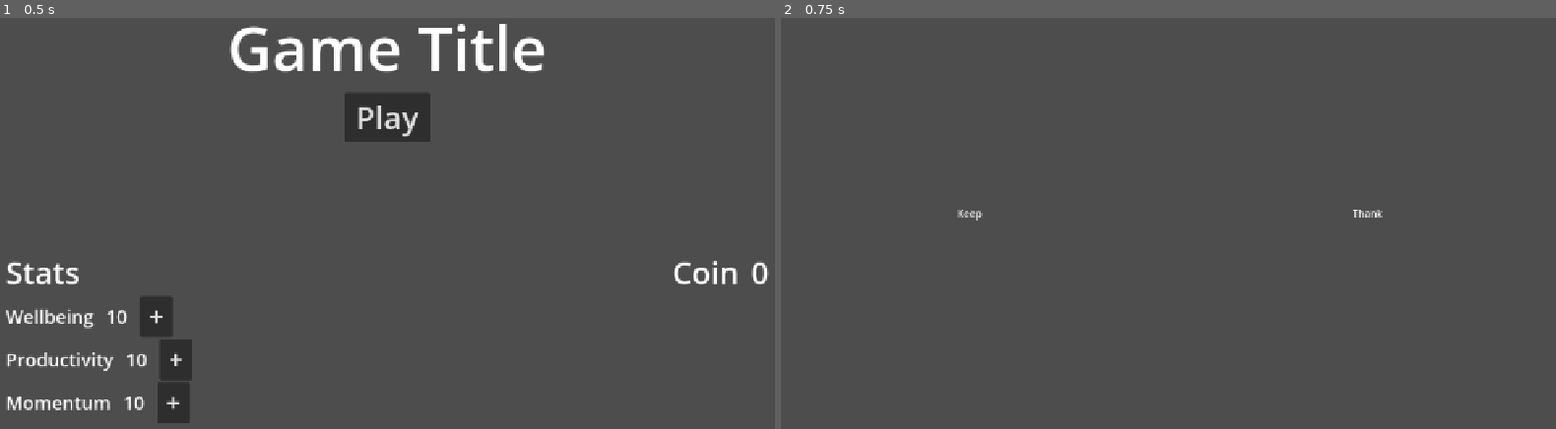
Above: before the commit, frames 1-2 (left to right).
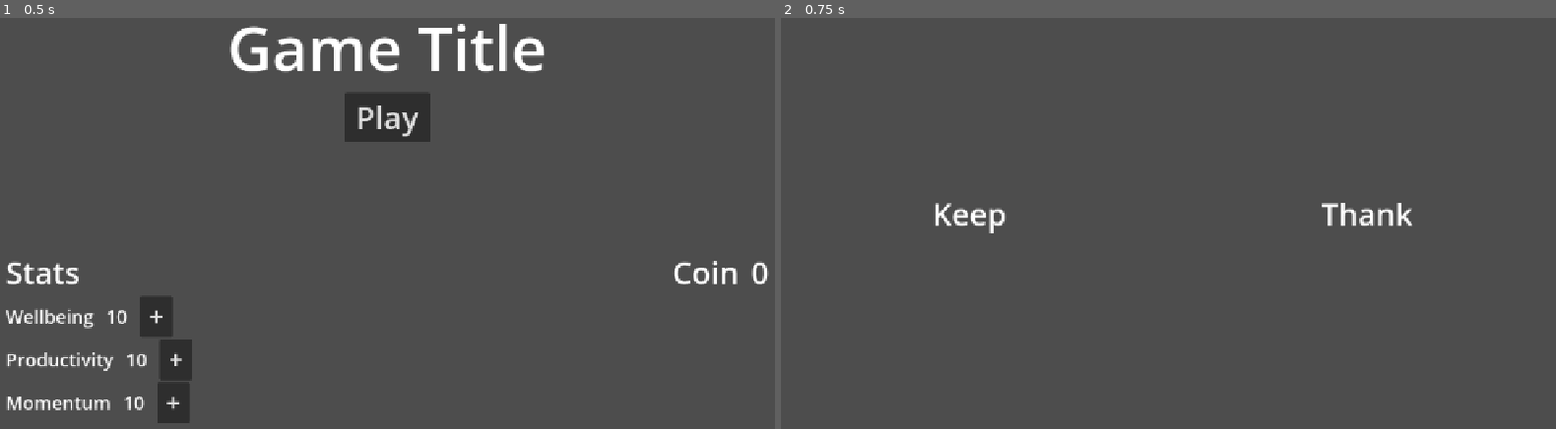
Above: after the commit, the same moments.

Repository: peabnuts123/2025-pb-and-jam
Game: Godot game, scene res://scenes/main.tscn
Same seed, same stepped clock (60 frames per second), same inputs: the game is played once before the commit and once after it.
Inputs:
- Up to frame 1 (0.5 s): no input
- Up to frame 2 (0.75 s): click "Play" at 0.5 s

Frame 1 is identical in both runs. In frame 2, 0.6% of the frame differs, in the area x 19-82%, y 44-53%.

Commit message:
UI layout on decision screen + make game UI responsive

Diff:
--- a/project.godot
+++ b/project.godot
@@ -20,6 +20,7 @@
 window/size/viewport_width=1280
 window/size/viewport_height=720
 window/stretch/mode="canvas_items"
+window/stretch/aspect="expand"
 
 [rendering]
 
--- a/scenes/gameplay.tscn
+++ b/scenes/gameplay.tscn
@@ -1,11 +1,14 @@
-[gd_scene load_steps=3 format=3 uid="uid://pn0718o8e7g5"]
+[gd_scene load_steps=2 format=3 uid="uid://pn0718o8e7g5"]
 
-[ext_resource type="PackedScene" uid="uid://dlfx5ga1xldxk" path="res://scenes/gameplay/bullet_hell.tscn" id="1_00tan"]
 [ext_resource type="PackedScene" uid="uid://bt1neao7v1xcj" path="res://scenes/gameplay/decision_screen.tscn" id="1_7biu0"]
 
-[node name="gameplay" type="Node2D"]
-
-[node name="bullet-hell" parent="." instance=ExtResource("1_00tan")]
-position = Vector2(8.63318, -76.6406)
+[node name="gameplay" type="Control"]
+layout_mode = 3
+anchors_preset = 15
+anchor_right = 1.0
+anchor_bottom = 1.0
+grow_horizontal = 2
+grow_vertical = 2
 
 [node name="decision-screen" parent="." instance=ExtResource("1_7biu0")]
+layout_mode = 1
--- a/scenes/gameplay/decision_screen.tscn
+++ b/scenes/gameplay/decision_screen.tscn
@@ -1,13 +1,18 @@
 [gd_scene format=3 uid="uid://bt1neao7v1xcj"]
 
-[node name="decision-screen" type="Node2D"]
-
-[node name="Container" type="HSplitContainer" parent="."]
+[node name="decision-screen" type="Control"]
+layout_mode = 3
 anchors_preset = 15
 anchor_right = 1.0
 anchor_bottom = 1.0
-offset_right = 1280.0
-offset_bottom = 720.0
+grow_horizontal = 2
+grow_vertical = 2
+
+[node name="Container" type="HSplitContainer" parent="."]
+layout_mode = 1
+anchors_preset = 15
+anchor_right = 1.0
+anchor_bottom = 1.0
 grow_horizontal = 2
 grow_vertical = 2
 size_flags_horizontal = 3
@@ -16,11 +21,13 @@
 [node name="Keep" type="Label" parent="Container"]
 layout_mode = 2
 size_flags_horizontal = 3
+theme_override_font_sizes/font_size = 50
 text = "Keep	"
 horizontal_alignment = 1
 
 [node name="Thank" type="Label" parent="Container"]
 layout_mode = 2
 size_flags_horizontal = 3
+theme_override_font_sizes/font_size = 50
 text = "Thank"
 horizontal_alignment = 1
--- a/scenes/main.tscn
+++ b/scenes/main.tscn
@@ -3,11 +3,16 @@
 [ext_resource type="PackedScene" uid="uid://ch1arasjga7d5" path="res://scenes/menu.tscn" id="1_o5qli"]
 [ext_resource type="Script" uid="uid://c26y8jmlbmtpl" path="res://data/save_data.gd" id="2_0wfyh"]
 
-[node name="Main" type="Node2D"]
+[node name="Main" type="Control"]
+layout_mode = 3
+anchors_preset = 15
+anchor_right = 1.0
+anchor_bottom = 1.0
+grow_horizontal = 2
+grow_vertical = 2
 
-[node name="CanvasLayer" type="CanvasLayer" parent="."]
-
-[node name="Main Menu" parent="CanvasLayer" instance=ExtResource("1_o5qli")]
+[node name="Main Menu" parent="." instance=ExtResource("1_o5qli")]
+layout_mode = 1
 
 [node name="SaveData" type="Node" parent="."]
 unique_name_in_owner = true
